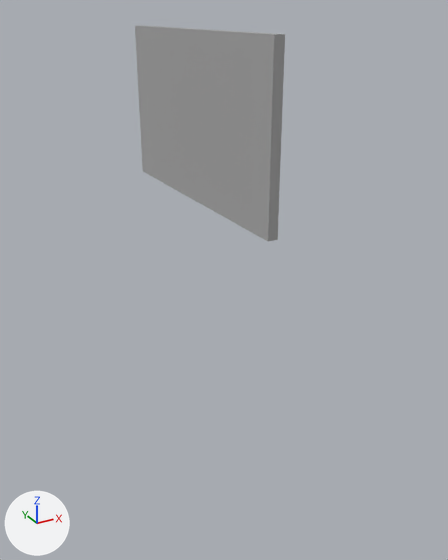
A saved change to the FBX model Content/Meshes/SM_HorizontalInternetAdSign.fbx.
One viewpoint serves both versions: a 50 mm lens placed at (-2.81, -5.66, 1.85), pointed at (0.27, -0.06, -0.95). Lighting does not change. The marker at lower left points along +X, +Y and +Z. Where no turn or scale is listed for an object, it has been applied to the vertices.

Names of what the first picture shows: 'PortraitInternetAd'.
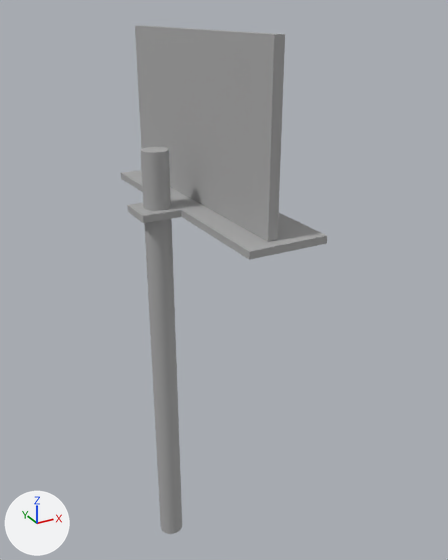
The newer file is also rescaled (x2.54), turned or shifted as a whole; pictures and numbers use the older file's frame.

Location of each change, [x1, y1, x2, y2] in pixels of the pictures (448 x 560 px):
'Pole', added
    after: [140, 147, 182, 534]
'Walkway', added
    after: [121, 170, 327, 260]

The edits, one by one:
Mesh me_mesh_1 is new.
It has 20 vertices, 18 faces and spans x -0.71..0.5, y -1.53..1.53, z -0.04..0.04.
It uses material mat_lambert1 (grey #aaaaaa).
Mesh me_mesh_001 is new.
It has 25 vertices, 24 faces and spans x -0.14..0.14, y -0.14..0.14, z -2.42..2.42.
It uses material mat_lambert1 (grey #aaaaaa).
Object 'Walkway' (ob_walkway) is new; it shows me_mesh_1.
Its location is (0.0, -0.02, -0.04).
Object 'Pole' (ob_pole) is new; it shows me_mesh_001.
Its location is (-0.48, -0.02, -1.84).
